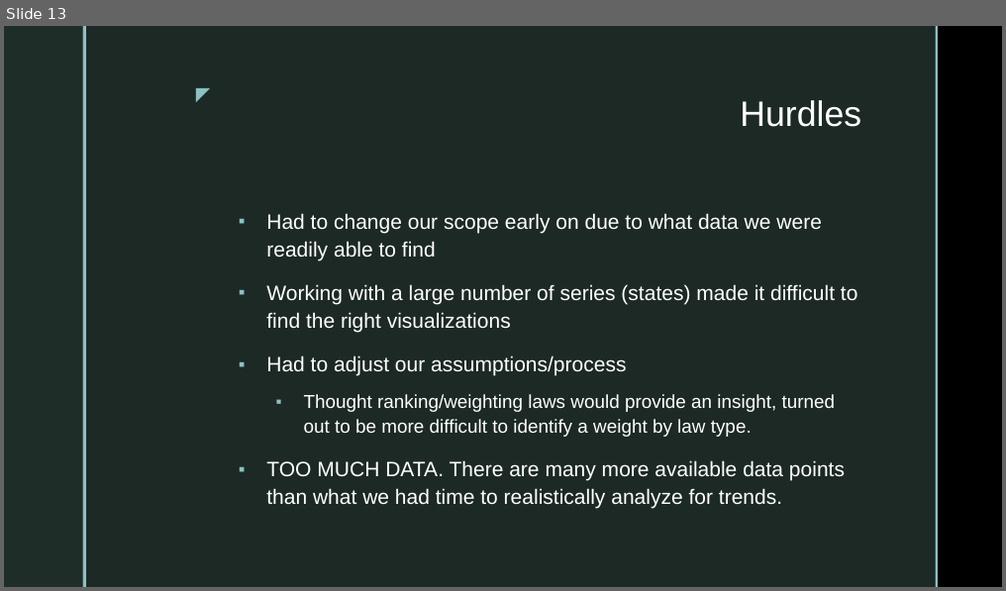
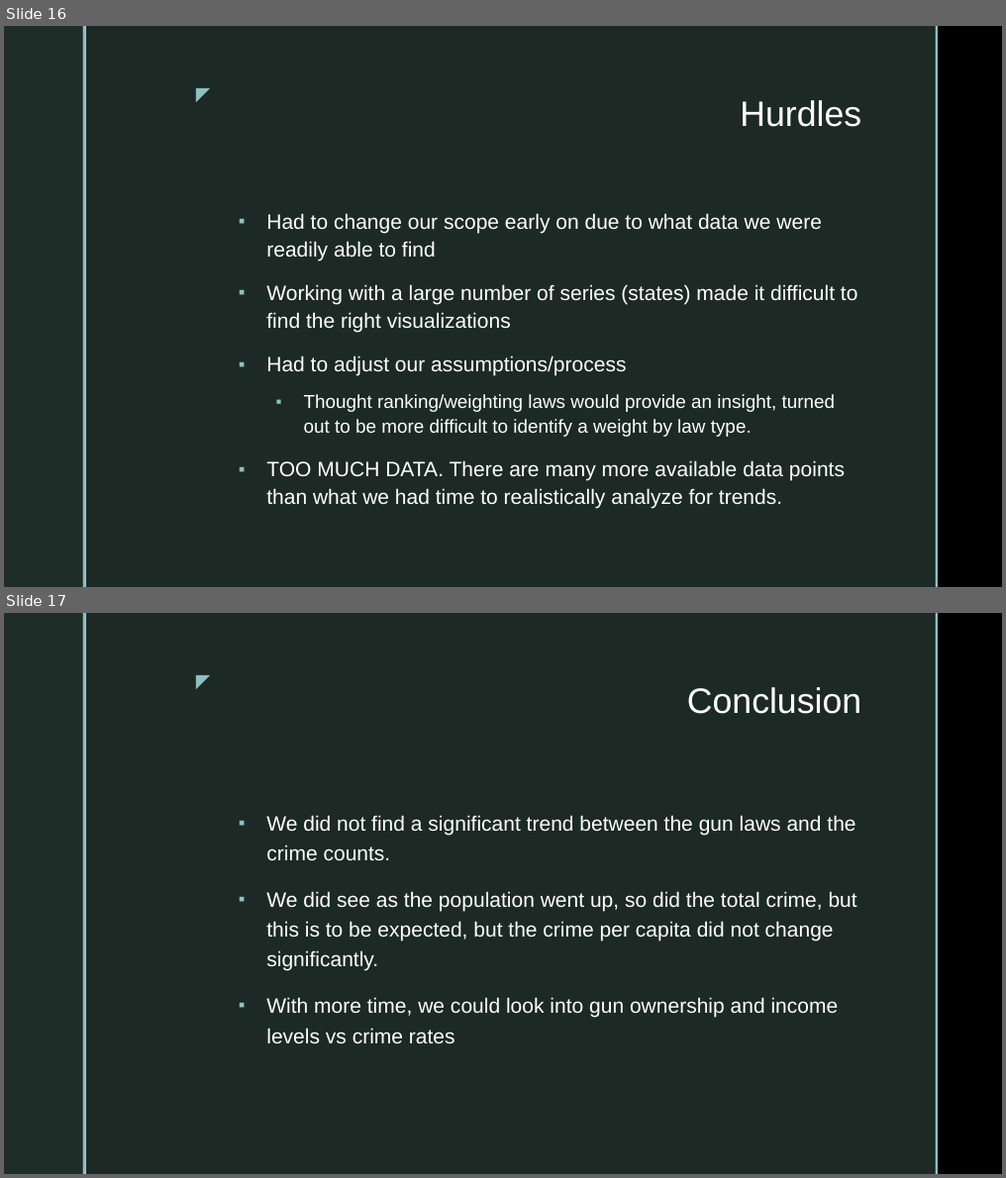
Before and after one commit to Vallito/Project_1, a slide deck: Affects of Gun Laws on Gun Crime.pptm. Shown one above the other, each under a label of ours: slide 13 before the commit, slides 16 and 17 after it. The pictures are 1006x591 and 1006x1178 pixels, drawn with LibreOffice and Linux fonts; fonts in the diff are those of the drawing; background and template pictures are left out. Boxes give left, top, right and bottom in pixels: in the first picture for what was removed or moved away, otherwise in the second. Text is boxed around its words. In the diff, an @@ line names an element or a change of style, - is before the commit and + after.

```diff
--- a/Affects of Gun Laws on Gun Crime.pptm
+++ b/Affects of Gun Laws on Gun Crime.pptm
@@ slide 17 added at [4, 613, 1002, 1174], background picture (left out); not listed: 5 template elements that a slide beside it also shows @@
@@ title added at [687, 687, 861, 714], 34 pt, text #FFFFFF @@
+Conclusion
@@ text added at [266, 815, 857, 1044], 20 pt, text #FFFFFF @@
+▪ We did not find a significant trend between the gun laws and the crime counts.
+▪ We did see as the population went up, so did the total crime, but this is to be expected, but the crime per capita did not change significantly.
+▪ With more time, we could look into gun ownership and income levels vs crime rates
@@ what was slide 13 is now slide 16 @@
```
Also in this commit, not shown: 4 slides changed, 5 other slides added, 2 slides removed.
